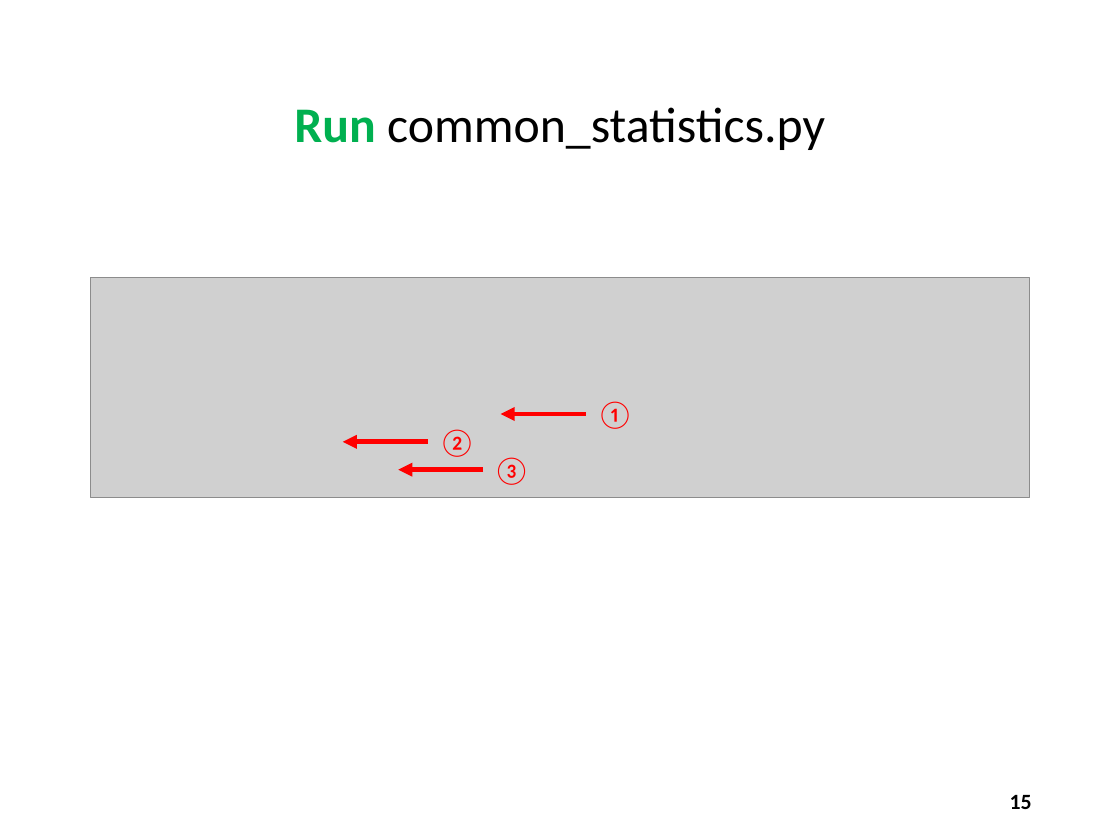
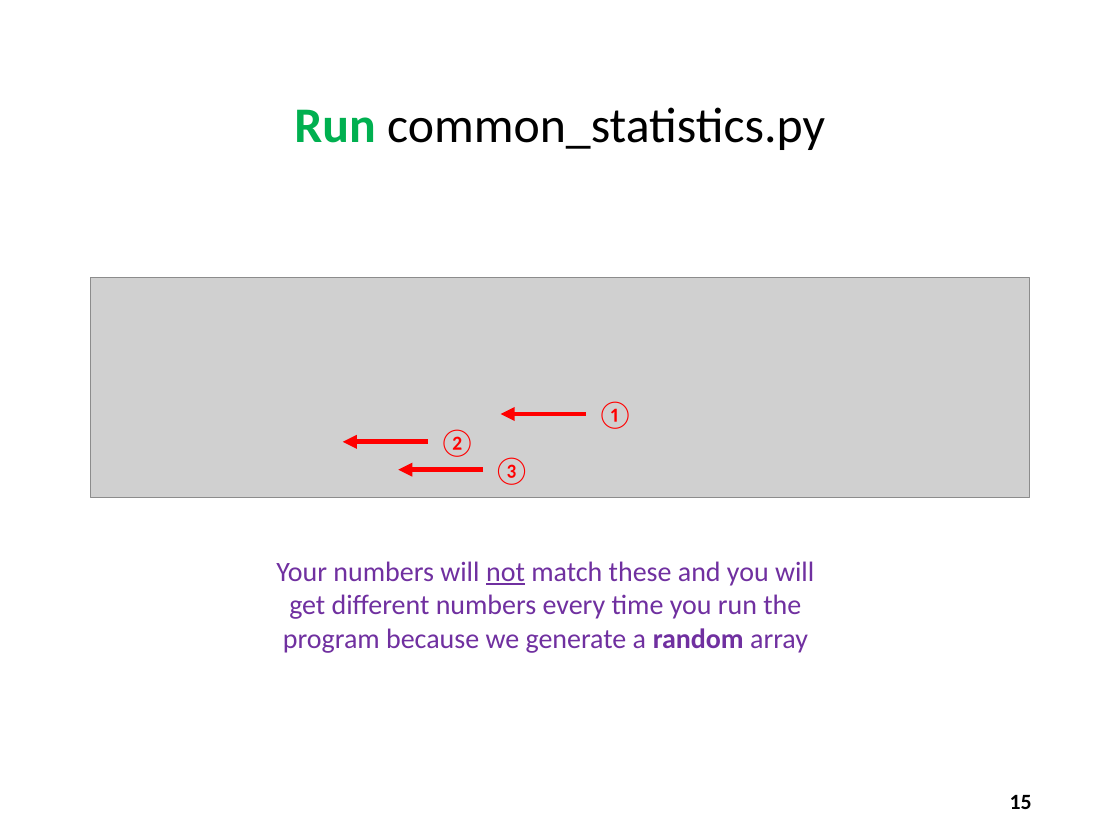
Before and after one commit to dbiersach/scicomp101, a slide deck: slide 15 of Session 07 - Probability and Statistics/Session 07 - Probability and Statistics.pptx. Drawn at 1120x840 pixels with LibreOffice and Linux fonts; fonts in the diff are those of the drawing; grey boxes stand for pictures. Boxes give left, top, right and bottom in pixels: in the first picture for what was removed or moved away, otherwise in the second. Text is boxed around its words. In the diff, an @@ line names an element or a change of style, - is before the commit and + after.

```diff
--- a/Session 07 - Probability and Statistics/Session 07 - Probability and Statistics.pptx
+++ b/Session 07 - Probability and Statistics/Session 07 - Probability and Statistics.pptx
@@ text added at (x1=276, y1=561, x2=814, y2=653), 18 pt, text #7030A0 @@
+Your numbers will not match these and you will get different numbers every time you run the program because we generate a random array
```
Also in this commit, not shown: 9 other slides changed, 1 slide added, 7 other files.
